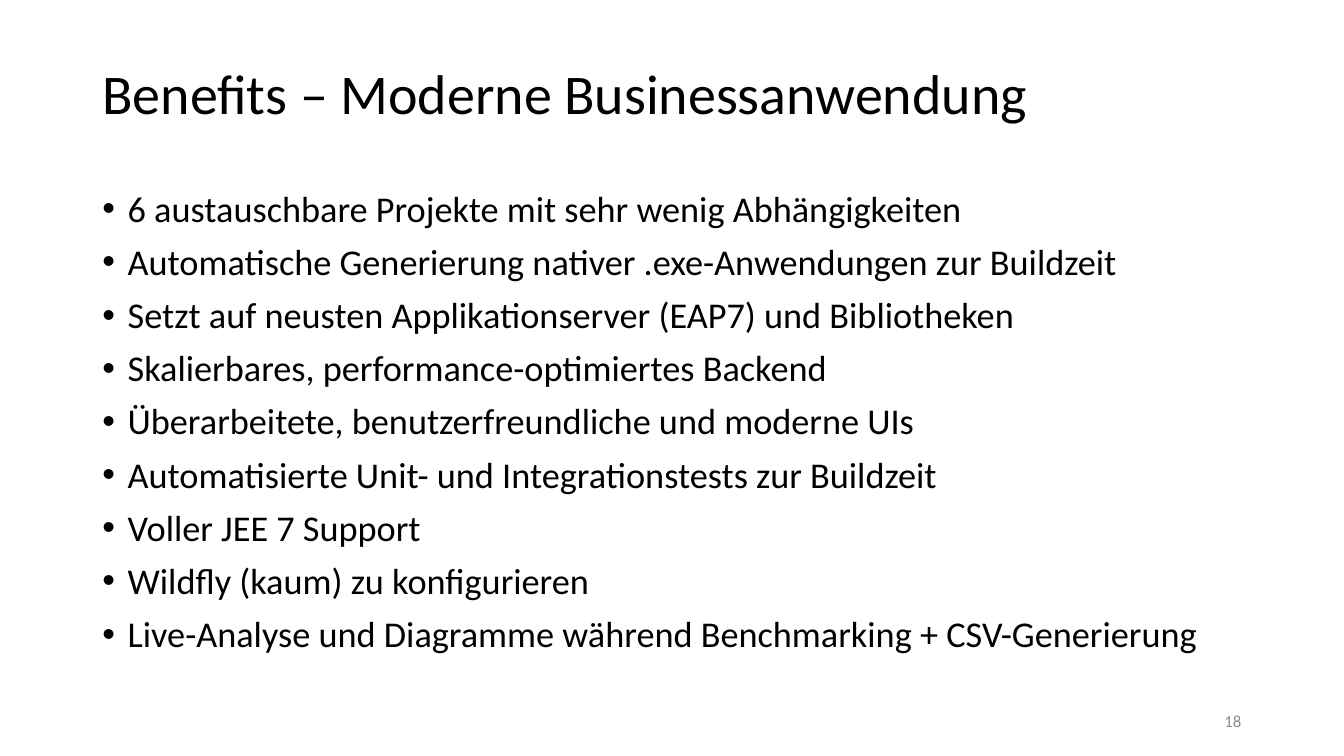
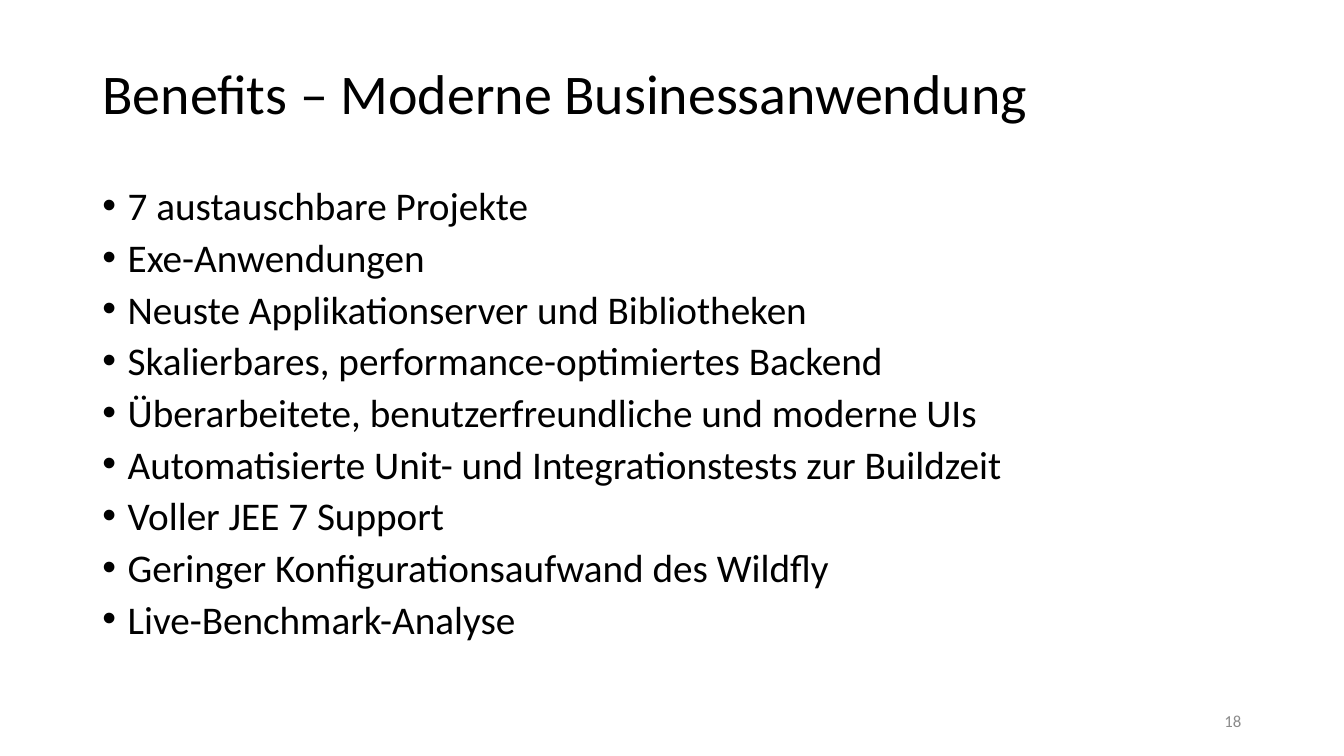
Before and after one commit to chrissike/chatapplication, a slide deck: slide 18 of dokumentation/vortrag.pptx. Drawn at 1344x756 pixels with LibreOffice and Linux fonts; fonts in the diff are those of the drawing; background and template pictures are left out. Boxes give left, top, right and bottom in pixels: in the first picture for what was removed or moved away, otherwise in the second. Text is boxed around its words. In the diff, an @@ line names an element or a change of style, - is before the commit and + after.

```diff
--- a/dokumentation/vortrag.pptx
+++ b/dokumentation/vortrag.pptx
@@ text at bbox=[128, 192, 807, 331]: text changed; size 25.9 to 28 pt @@
-• 6 austauschbare Projekte mit sehr wenig Abhängigkeiten
-• Automatische Generierung nativer .exe-Anwendungen zur Buildzeit
-• Setzt auf neusten Applikationserver (EAP7) und Bibliotheken
+• 7 austauschbare Projekte
+• Exe-Anwendungen
+• Neuste Applikationserver und Bibliotheken
@@ text at bbox=[128, 347, 1001, 537]: size 25.9 to 28 pt in "Skalierbares, performance-optimiertes Backend", "Überarbeitete, benutzerfreundliche und moderne UIs", "Automatisierte Unit- und Integrationstests zur Buildzeit", "Voller JEE 7 Support"; line spacing 0.9 to 0.8 @@
@@ text at bbox=[128, 554, 829, 641]: text changed; size 25.9 to 28 pt @@
-• Wildfly (kaum) zu konfigurieren
-• Live-Analyse und Diagramme während Benchmarking + CSV-Generierung
+• Geringer Konfigurationsaufwand des Wildfly
+• Live-Benchmark-Analyse
```
Also in this commit, not shown: 1 other slide changed.
